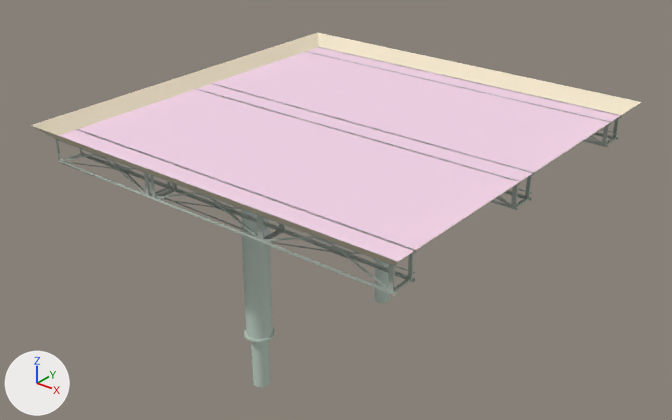
Two versions of the Blender file models/retro_angled_panel/angled_panel.blend, one commit apart.
Camera for both pictures: a 50 mm camera at (160.0, -204.7, 94.1) aimed at (-4.6, 1.0, -33.4). Arrows for +X, +Y and +Z are at lower left; the lights stay in place.

Names of what the first picture shows: 'arm_pistons', 'top_50s', 'trusses'.
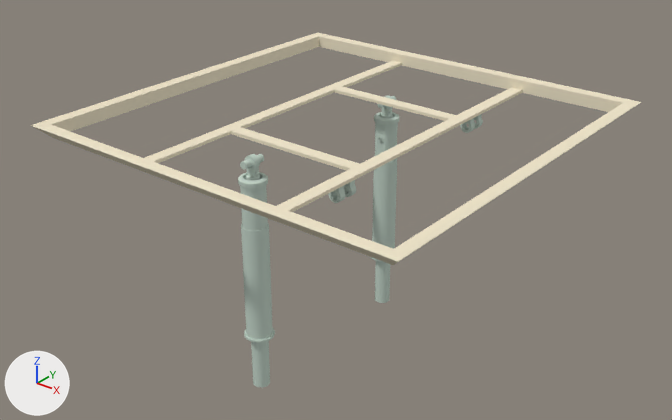
Commit message: Tweak Old Aperture Angled Panel

Where the change shows, as pixel boxes (x1, y1, x2, y2) in the pictures (672 x 420 px):
'top_50s', hidden: before (31, 32, 641, 265)
'top_glass', added: after (31, 32, 641, 265)
'trusses', hidden: before (56, 47, 622, 296)

Edits to the bpy script that builds the scene:
```text
Add me_rot_panel_piston1_model_005:
    me_rot_panel_piston1_model_005.from_pydata(...)  # 44 vertices, 28 faces; spans x -64.0..64.0, y -64.0..64.0, z -4.0..0.0
    me_rot_panel_piston1_model_005.materials.append(mat_squarebeams_skin2)  # its picture is missing
Change ob_trusses:
    add ob_trusses.hide_viewport = True
Change ob_top_50s:
    add ob_top_50s.hide_viewport = True
Add ob_top_glass:
    ob_top_glass = bpy.data.objects.new('top_glass', me_rot_panel_piston1_model_005)
    ob_top_glass.location = (0.0, 0.0, 0.0)
```
